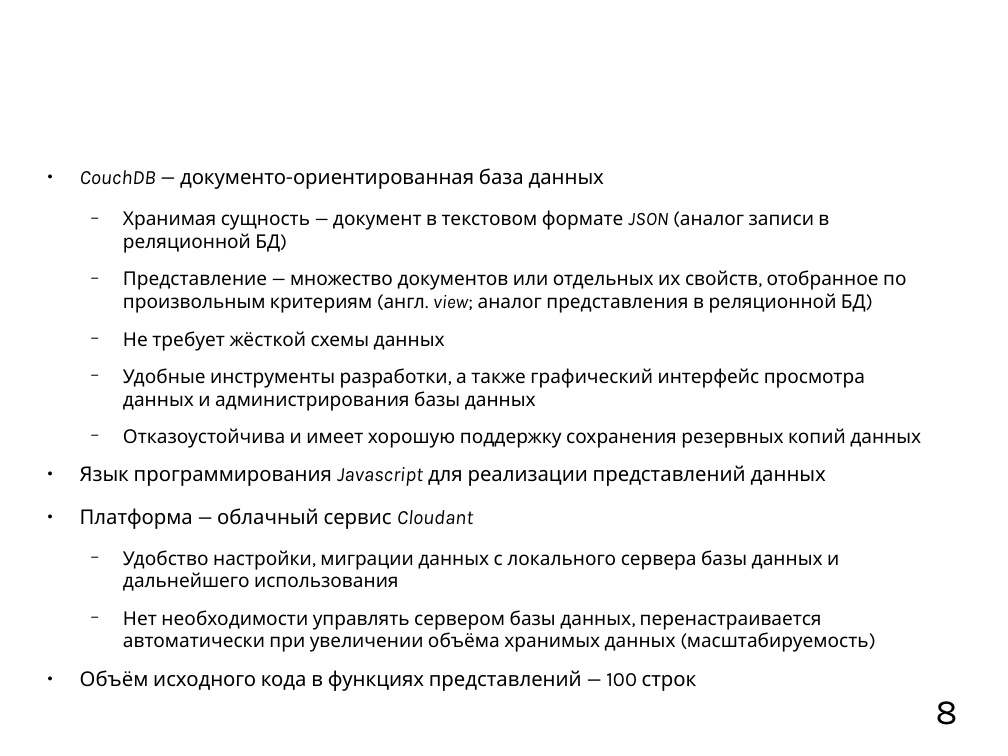
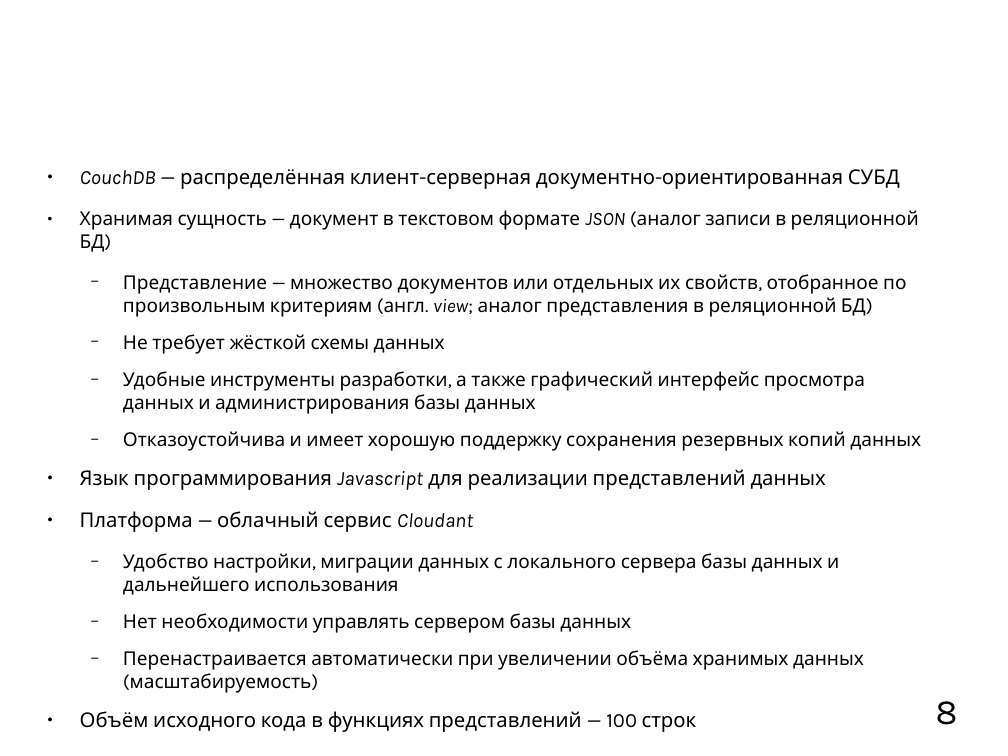
Before and after one commit to mkpankov/adaptor, a slide deck: slide 8 of diploma/defense/brochure.odp. Drawn at 1008x756 pixels with LibreOffice and Linux fonts; fonts in the diff are those of the drawing; background and template pictures are left out. Boxes give left, top, right and bottom in pixels: in the first picture for what was removed or moved away, otherwise in the second. Text is boxed around its words. In the diff, an @@ line names an element or a change of style, - is before the commit and + after.

```diff
--- a/diploma/defense/brochure.odp
+++ b/diploma/defense/brochure.odp
@@ text at bbox=[80, 169, 900, 189]: text changed @@
-● CouchDB — документо-ориентированная база данных
+● CouchDB — распределённая клиент-серверная документно-ориентированная СУБД
@@ text at bbox=[80, 210, 919, 252]: bullet − to ●; list level 2 to 1 in "Хранимая сущность — документ в ..." @@
@@ text at bbox=[123, 613, 864, 693]: text changed @@
-  − Нет необходимости управлять сервером базы данных, перенастраивается автоматически при увеличении объёма хранимых данных (масштабируемость)
+  − Нет необходимости управлять сервером базы данных
+  − Перенастраивается автоматически при увеличении объёма хранимых данных (масштабируемость)
```
Also in this commit, not shown: 10 other slides changed, 7 slides added, 1 slide removed, 2 other files.
